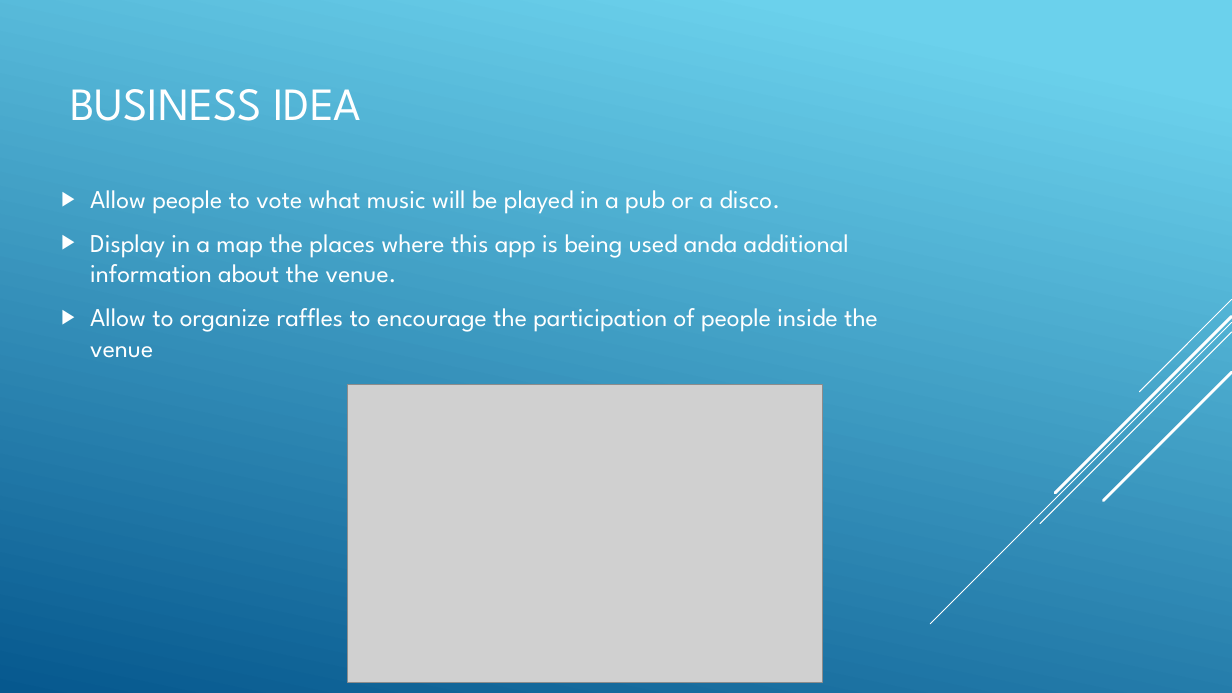
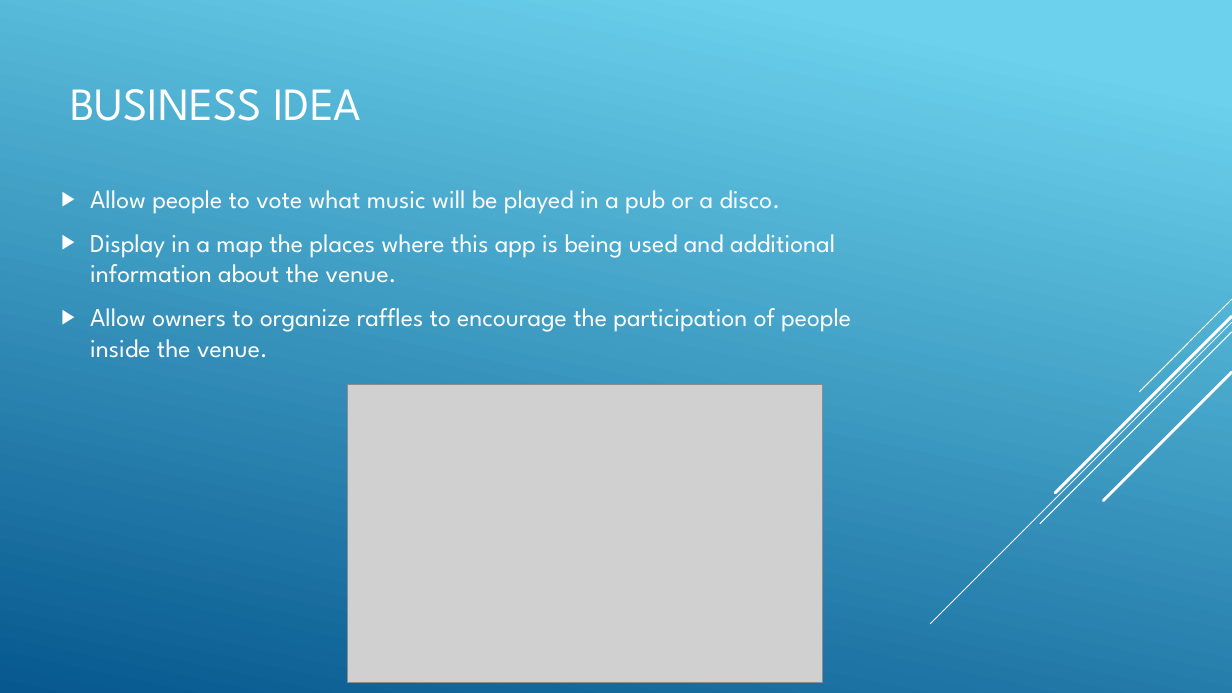
Before and after one commit to pabreblob/capsulefy, a slide deck: slide 2 of Week 1 docs/JUKEVOTE.pptx. Drawn at 1232x693 pixels with LibreOffice and Linux fonts; fonts in the diff are those of the drawing; grey boxes stand for pictures. Boxes give left, top, right and bottom in pixels: in the first picture for what was removed or moved away, otherwise in the second. Text is boxed around its words. In the diff, an @@ line names an element or a change of style, - is before the commit and + after.

Commit message:
Fixed typos

```diff
--- a/Week 1 docs/JUKEVOTE.pptx
+++ b/Week 1 docs/JUKEVOTE.pptx
@@ text at (90,234,851,358): text changed @@
-▶ Display in a map the places where this app is being used anda additional information about the venue.
-▶ Allow to organize raffles to encourage the participation of people inside the venue
+▶ Display in a map the places where this app is being used and additional information about the venue.
+▶ Allow owners to organize raffles to encourage the participation of people inside the venue.
```
Also in this commit, not shown: 5 other slides changed.
